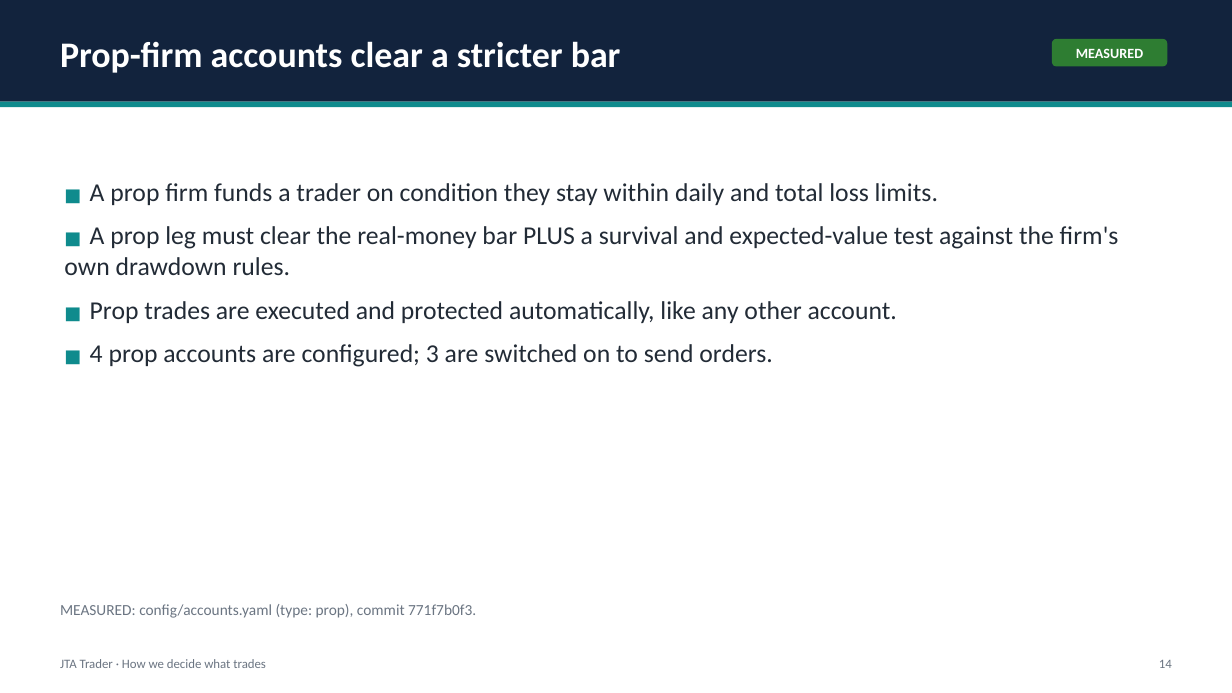
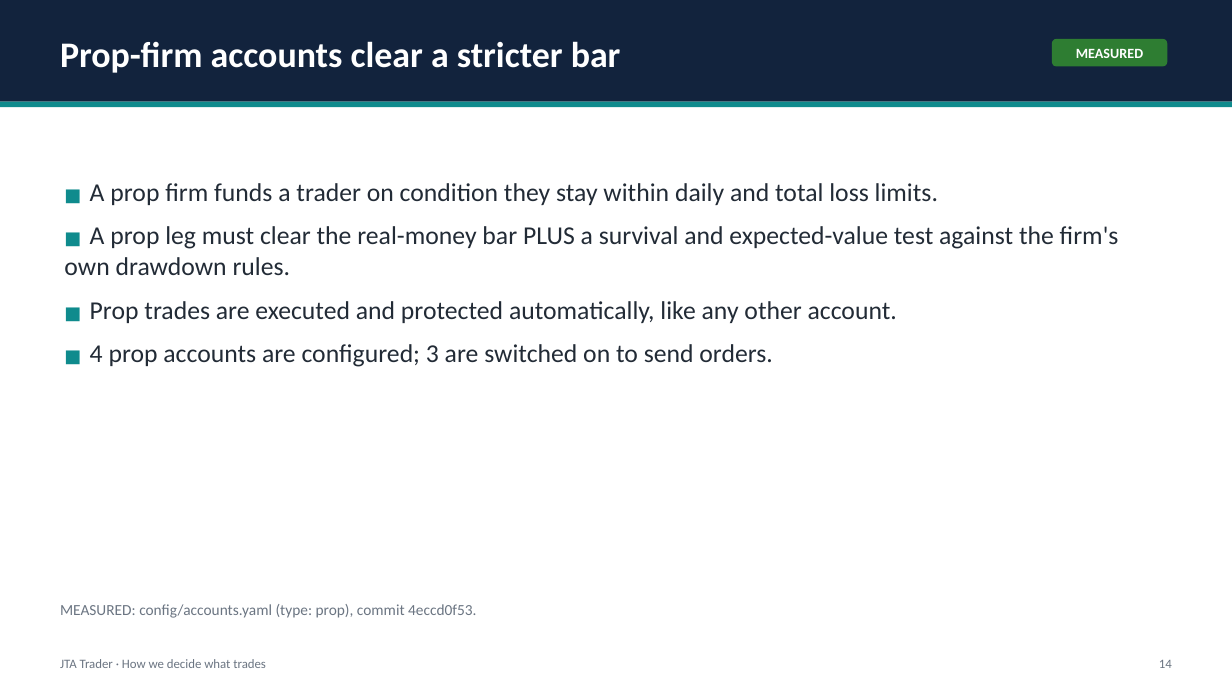
Before and after one commit to benbaichmankass/JTA-Trader, a slide deck: slide 14 of docs/pitch/jta-trader-pitch-deck.pptx. Drawn at 1232x693 pixels with LibreOffice and Linux fonts; fonts in the diff are those of the drawing. Boxes give left, top, right and bottom in pixels: in the first picture for what was removed or moved away, otherwise in the second. Text is boxed around its words. In the diff, an @@ line names an element or a change of style, - is before the commit and + after.

```diff
--- a/docs/pitch/jta-trader-pitch-deck.pptx
+++ b/docs/pitch/jta-trader-pitch-deck.pptx
@@ text at (x1=60, y1=604, x2=476, y2=618): text changed @@
-MEASURED: config/accounts.yaml (type: prop), commit 771f7b0f3.
+MEASURED: config/accounts.yaml (type: prop), commit 4eccd0f53.
```
Also in this commit, not shown: 11 other slides changed, 2 other files.
